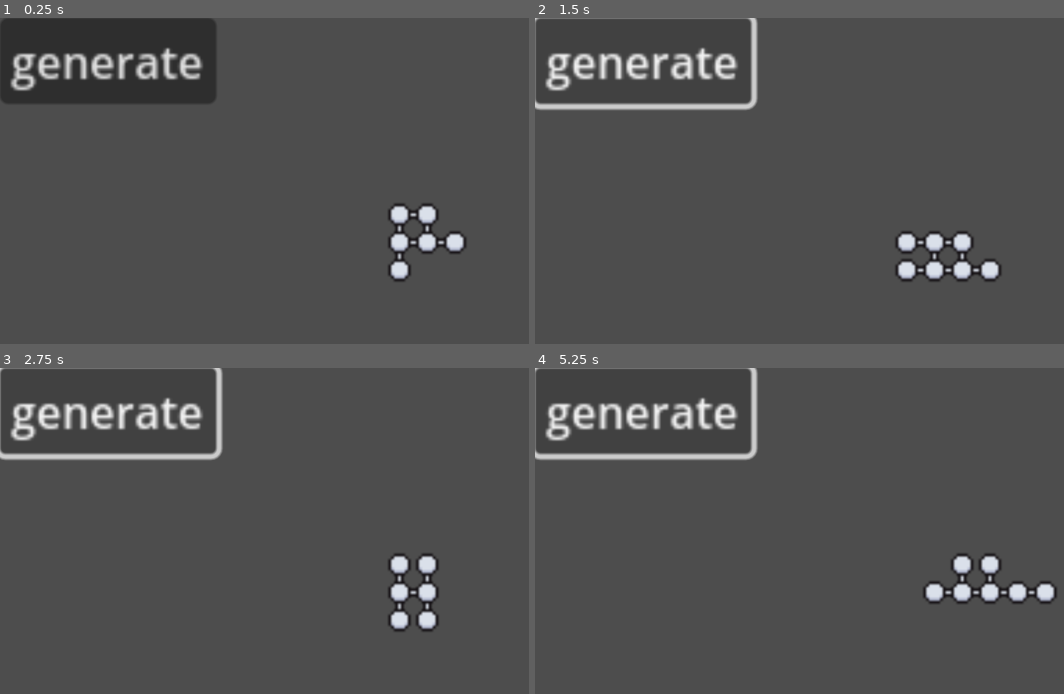
Above: before the commit, frames 1-4 (two rows, left to right).
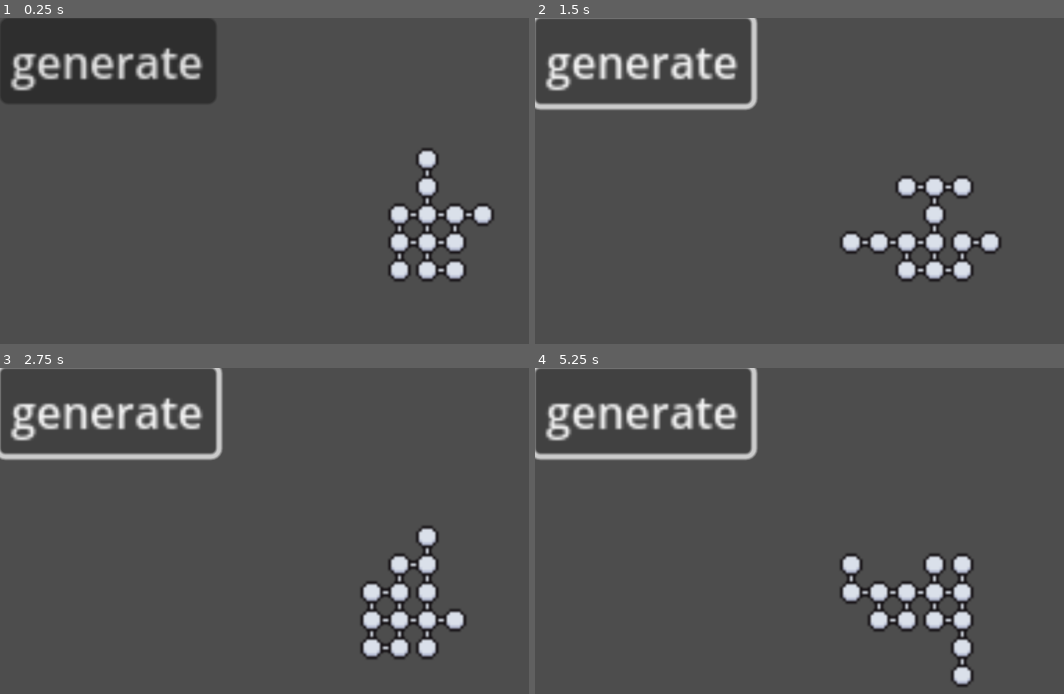
Above: after the commit, the same moments.

Repository: ruibli/Symphony-of-Sin
Game: Godot game, scene res://Dungeon Tester.tscn
The game is run twice, just before and just after one commit, with the same random seed, the same clock (stepped at 60 frames per second) and the same inputs. Before the commit the project has no main scene; this scene is started directly in both runs.
Inputs:
- Up to frame 1 (0.25 s): no input
- Up to frame 2 (1.5 s): click "generate" at 0.5 s; click "generate" at 1.25 s
- Up to frame 3 (2.75 s): click "generate" at 2 s
- Up to frame 4 (5.25 s): tap Enter at 2.75, 4.25 s; tap Space at 3.5, 5 s

The runs differ from the first frame. In frame 1, 1.5% of the frame differs, in the area x 78-94%, y 39-81%; in frame 2, 1.9%; in frame 3, 1.8%; in frame 4, 3.6%, in the area x 57-99%, y 56-98%.

Commit message:
messing around with generation

Diff:
--- a/dungeon_generation.gd
+++ b/dungeon_generation.gd
@@ -2,8 +2,8 @@
 
 var room = preload("res://Room.tscn")
 
-var min_number_rooms = 6
-var max_number_rooms = 8
+var min_number_rooms = 12
+var max_number_rooms = 16
 
 var generation_chance = 20
 
@@ -66,4 +66,4 @@
 	for i in dungeon.keys():
 		if(dungeon.get(i).number_of_connections >= 3):
 			room_with_three += 1
-	return room_with_three >= 2
+	return room_with_three >= 4
--- a/project.godot
+++ b/project.godot
@@ -11,6 +11,7 @@
 [application]
 
 config/name="Haze"
+run/main_scene="res://Dungeon Tester.tscn"
 config/features=PackedStringArray("4.2")
 config/icon="res://icon.png"
 
Not shown, added: map_nodes1.png.import
Not shown, added: map_nodes3.png.import
